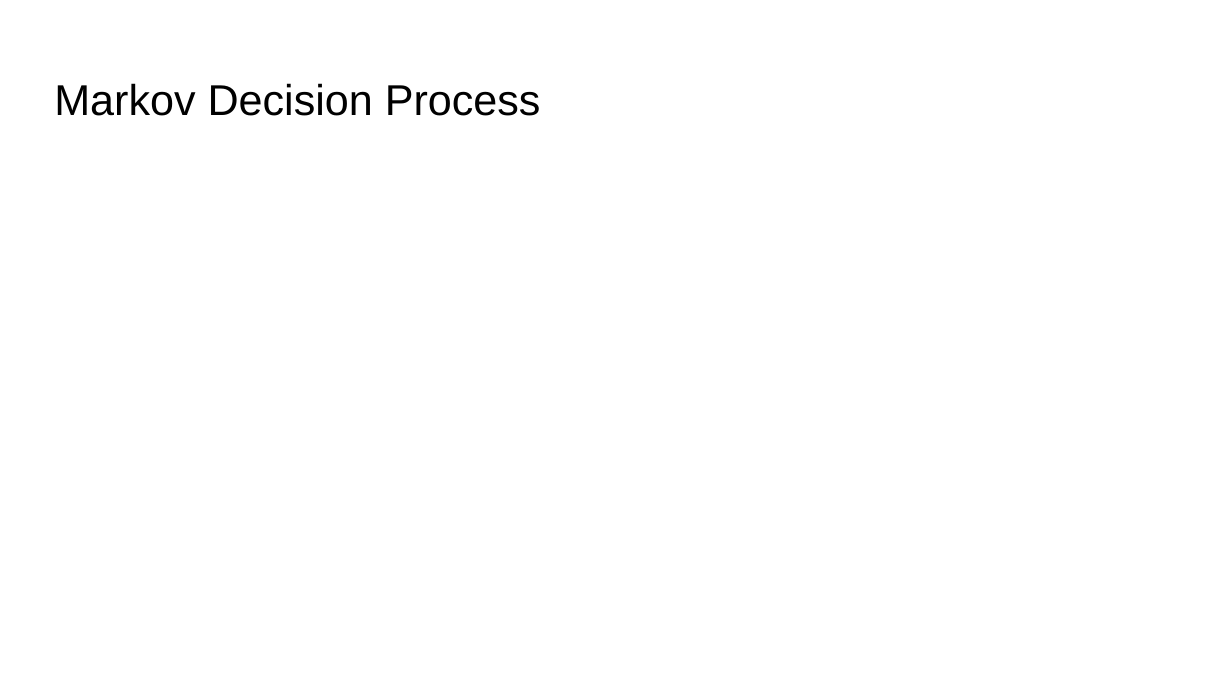
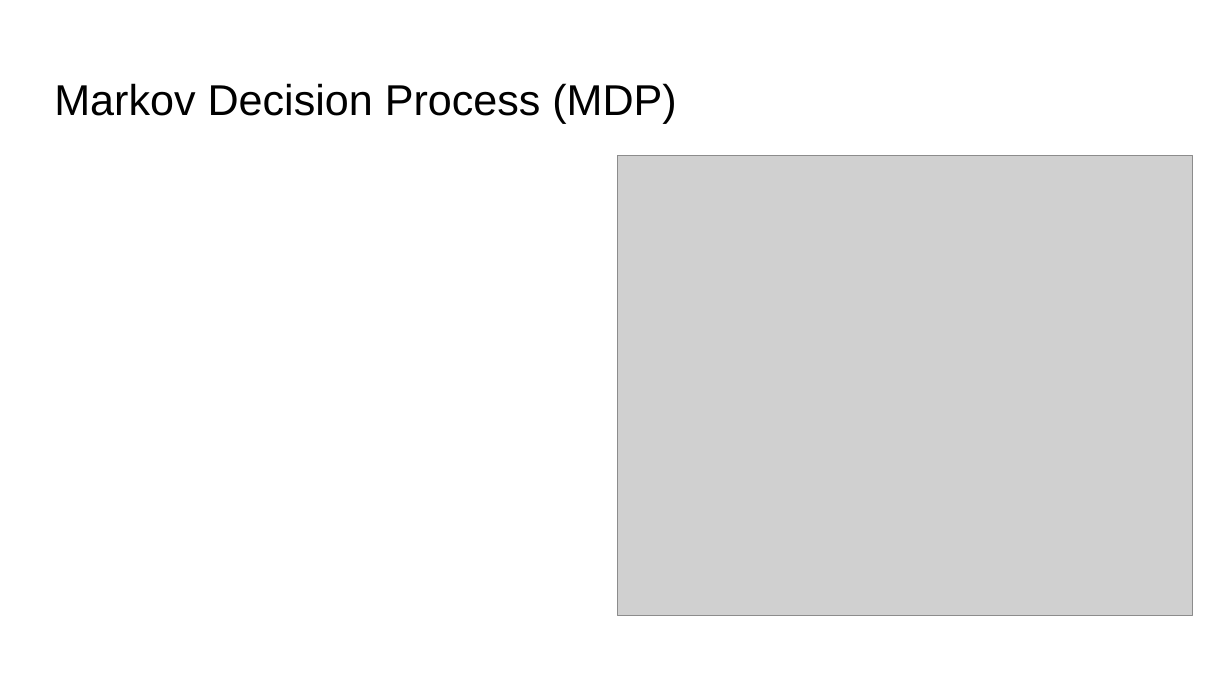
Before and after one commit to Stevenhunter167/Towards-Interpretable-Reinforcement-Learning-Using-Attention-Augmented-Agents-Replication, a slide deck: slide 4 of Presentation.pptx (slide 5 before the commit). Drawn at 1232x693 pixels with LibreOffice and Linux fonts; fonts in the diff are those of the drawing; grey boxes stand for pictures. Boxes give left, top, right and bottom in pixels: in the first picture for what was removed or moved away, otherwise in the second. Text is boxed around its words. In the diff, an @@ line names an element or a change of style, - is before the commit and + after.

```diff
--- a/Presentation.pptx
+++ b/Presentation.pptx
@@ title at [54, 83, 676, 123]: text changed @@
-Markov Decision Process
+Markov Decision Process (MDP)
@@ picture added at [617, 155, 1193, 616] @@
```
Also in this commit, not shown: 7 other slides changed, 1 slide added, 1 slide removed, 1 other file.
